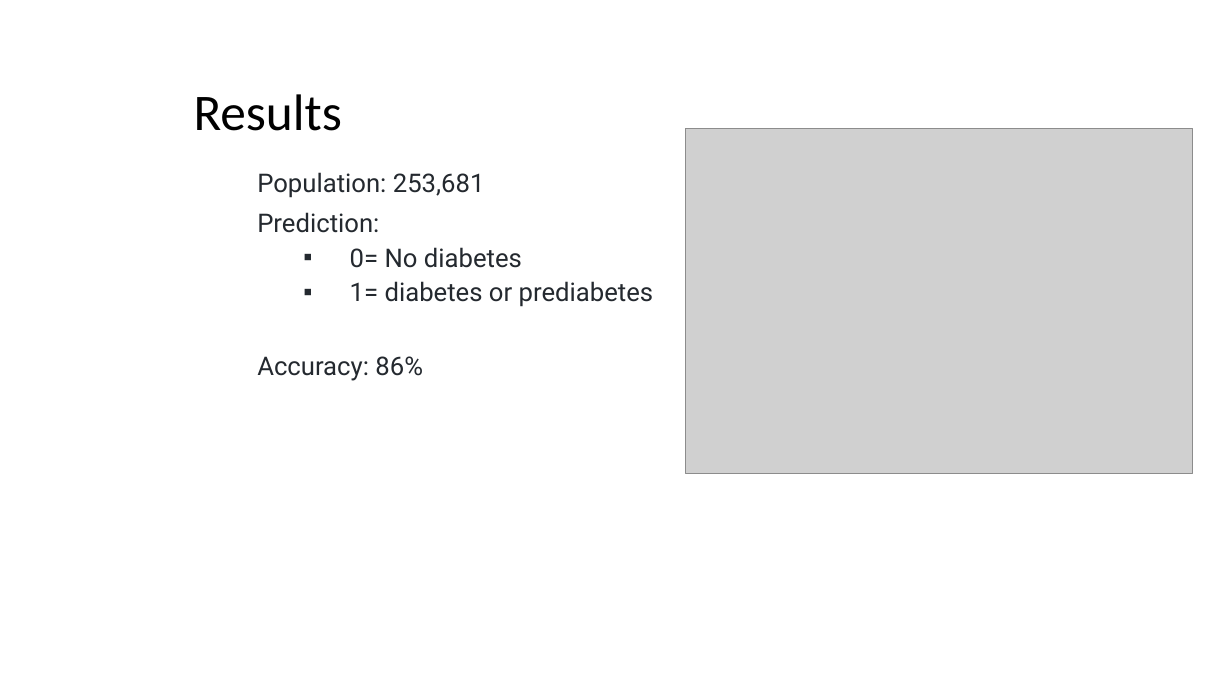
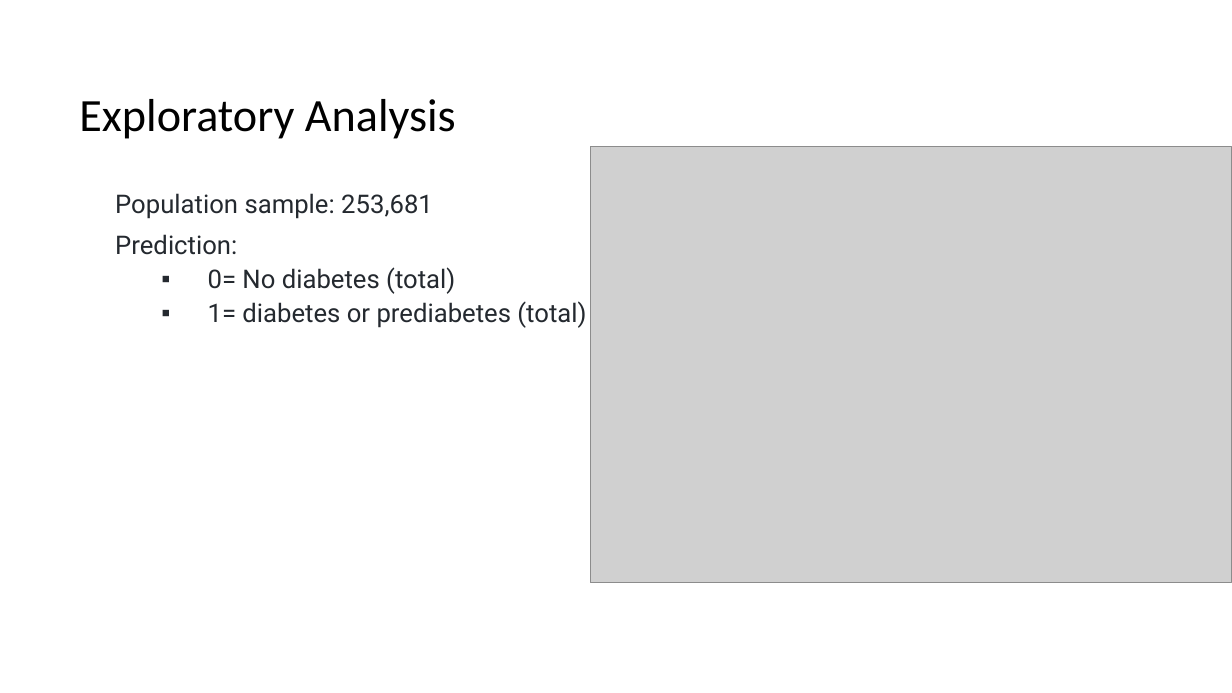
Before and after one commit to Isabel-gt/Final_Project, a slide deck: slide 9 of Diabetes_Predictions.pptx. Drawn at 1232x693 pixels with LibreOffice and Linux fonts; fonts in the diff are those of the drawing; grey boxes stand for pictures; background and template pictures are left out. Boxes give left, top, right and bottom in pixels: in the first picture for what was removed or moved away, otherwise in the second. Text is boxed around its words. In the diff, an @@ line names an element or a change of style, - is before the commit and + after.

```diff
--- a/Diabetes_Predictions.pptx
+++ b/Diabetes_Predictions.pptx
@@ title at box(79, 99, 456, 139): text changed; size 40 to 36 pt @@
-Results
+Exploratory Analysis
@@ picture: place and size @@
-picture at box(686, 128, 1193, 474)
+picture at box(591, 146, 1232, 583)
@@ subtitle "Population sample: 253,681": place and size @@
-subtitle "Population sample: 253,681" at box(257, 172, 654, 381)
+subtitle "Population sample: 253,681" at box(115, 193, 586, 328)
@@ subtitle at box(115, 193, 433, 219): text changed @@
-Population: 253,681
+Population sample: 253,681
@@ subtitle at box(208, 267, 586, 328): text changed @@
-  ▪ 0= No diabetes
-  ▪ 1= diabetes or prediabetes
-Accuracy: 86%
+  ▪ 0= No diabetes (total)
+  ▪ 1= diabetes or prediabetes (total)
```
Also in this commit, not shown: 11 other slides changed, 14 slides added, 1 slide removed.
